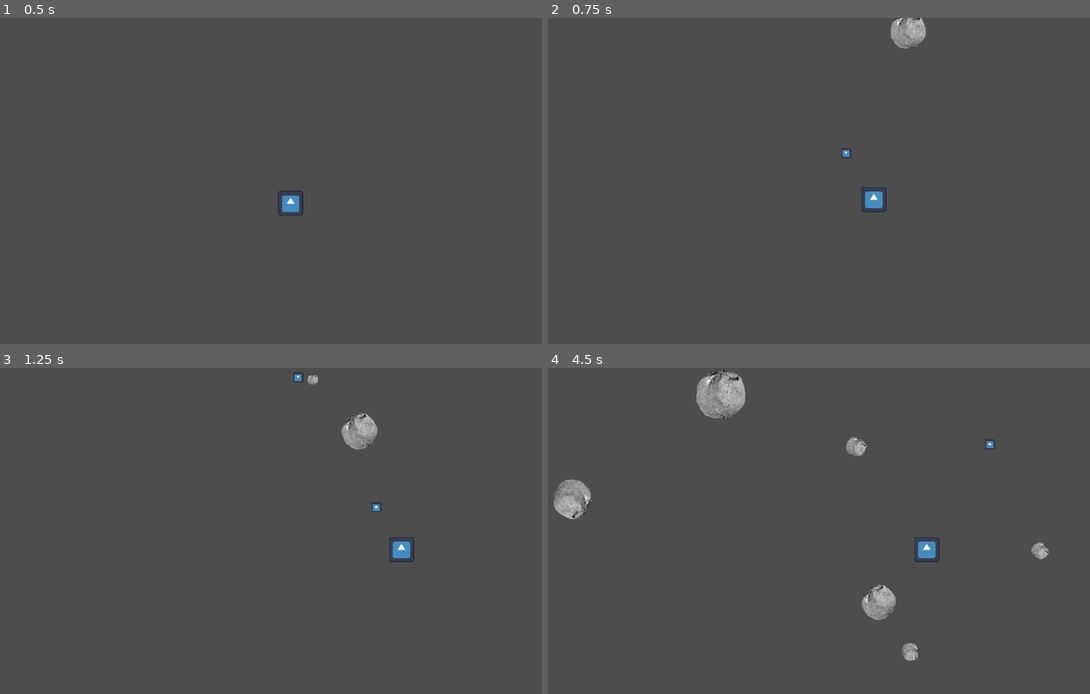
Above: before the commit, frames 1-4 (two rows, left to right).
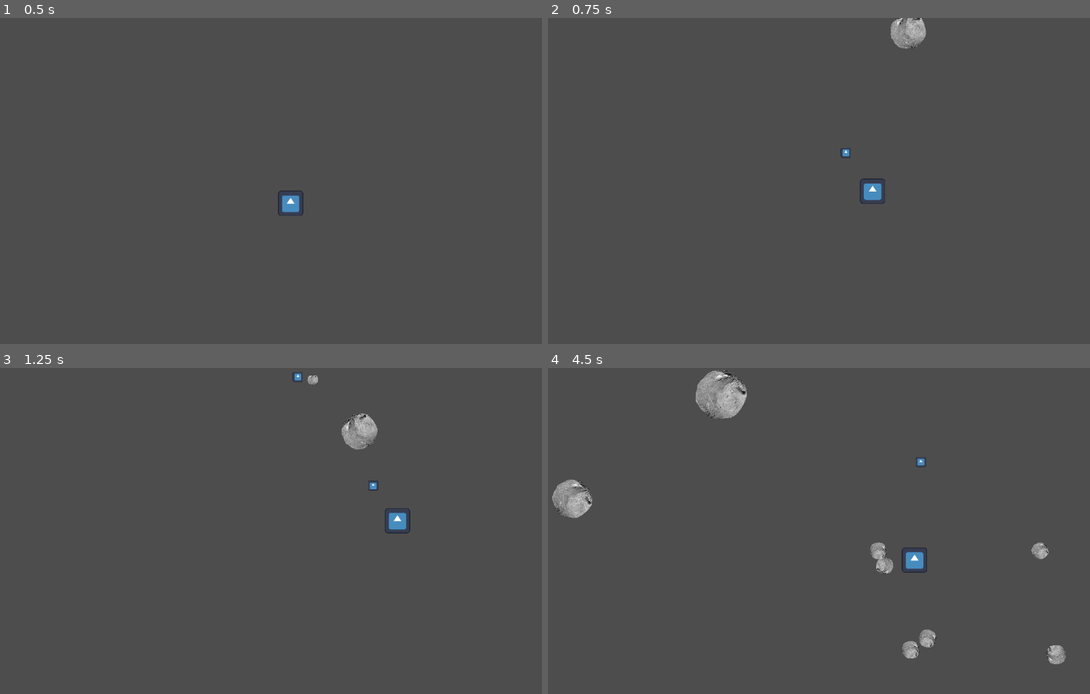
Above: after the commit, the same moments.

Repository: DigitsCodeCompendium/game.MJ198
Game: Godot game, scene res://scenes/game.tscn
Same seed, same stepped clock (60 frames per second), same inputs: the game is played once before the commit and once after it. The engine's default icon, where the game draws it, is replaced by a stand-in: a white triangle on a blue panel in a dark square.
Inputs (mouse positions are in pixels of both pictures, inside the frame that each line leads up to):
- Up to frame 1 (0.5 s): no input
- Up to frame 2 (0.75 s): move the mouse to (965, 164) at 0.52 s; hold D (move_right) from 0.53 s (still down); hold Space (shoot) from 0.53 s (still down)
- Up to frame 3 (1.25 s): keep holding D (move_right); keep holding Space (shoot)
- Up to frame 4 (4.5 s): move the mouse to (721, 547) at 1.27 s; release D (move_right) at 1.28 s; release Space (shoot) at 1.28 s; hold A (move_left) 1.28-2.03 s; tap Space (shoot) at 1.35, 2.85, 4.35 s; move the mouse to (894, 459) at 2.02 s; hold Space (shoot) 2.03-2.78 s; hold D (move_right) 2.03-3.53 s; move the mouse to (808, 596) at 2.77 s; move the mouse to (1014, 579) at 3.52 s; hold Space (shoot) 3.53-4.28 s; hold A (move_left) from 3.53 s (still down); move the mouse to (661, 482) at 4.27 s

Frame 1 is identical in both runs. In frame 2, 0.3% of the frame differs, in the area x 53-63%, y 40-60%; in frame 3, 0.5%; in frame 4, 2.6%, in the area x 0-96%, y 0-91%.

Commit message:
Removed keyboard controls for player

Diff:
--- a/scenes/player.gd
+++ b/scenes/player.gd
@@ -15,20 +15,14 @@
 # Called every frame. 'delta' is the elapsed time since the previous frame.
 func _process(delta: float) -> void:
 	var velocity = Vector2(0, 0)
-	if Input.is_action_pressed("move_left"):
-		velocity.x = -1 * speed
-	elif Input.is_action_pressed("move_right"):
-		velocity.x = 1 * speed
-	else:
-		var mouse_pos = get_viewport().get_mouse_position()
-		var difference = mouse_pos - position
+	var mouse_pos = get_viewport().get_mouse_position()
+	var difference = mouse_pos - position
+	var max_speed = difference.length()
 
-		velocity = (difference.normalized()*speed*delta)
-		var max_speed = difference.length()
+	velocity = (difference.normalized()*speed*delta)
+	velocity = velocity.limit_length(max_speed)
 
-		velocity = velocity.limit_length(max_speed)/delta
-
-	position += velocity * delta
+	position += velocity
 
 
 func _on_player_collide(area: Area2D):
